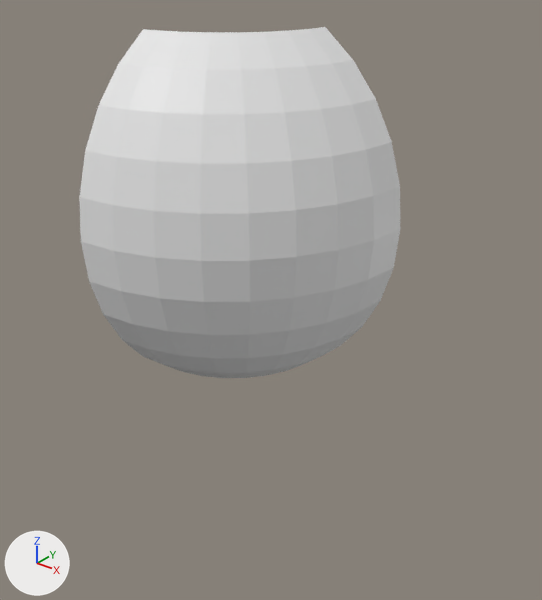
One commit to the FBX model Assets/BlenderModels/QuarterSphere.fbx: the scene before it, then after it.
Before and after are seen from a 50 mm camera at (2.54, -2.86, 1.19) aimed at (0.99, -0.92, -0.01). The axes (+X, +Y, +Z) are drawn at lower left. The lights are the same throughout.
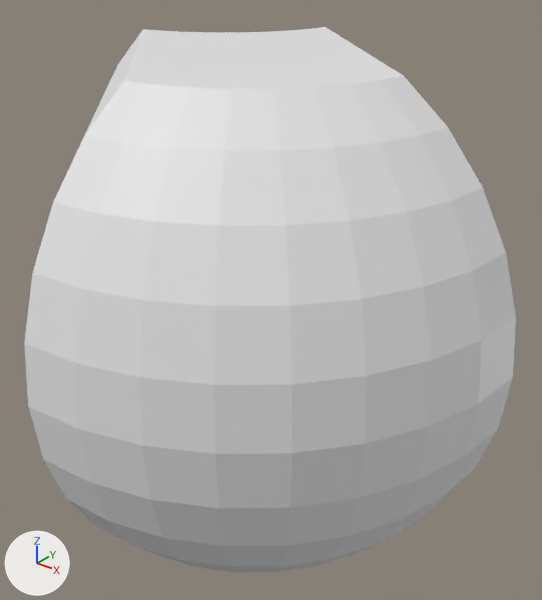
Where the change shows, as pixel boxes [x1, y1, x2, y2] in the pictures (542 x 600 px):
'Sphere', reshaped (53% wider, 55% taller): before [79, 27, 400, 378]; after [24, 27, 516, 573]

The edits, one by one:
me_sphere is used by ob_sphere; location (0.0, 0.0, 0.0).
me_sphere had 99 vertices, 80 faces and spanned x 0.0..1.0, y -1.0..0.0, z -0.83..0.83.
me_sphere now has 198 vertices, 196 faces and spans x 0.0..1.9, y -1.9..0.0, z -0.83..0.83.
Part 1, on me_sphere:
80 faces are deleted.
67 vertices are added at x 1.01..1.88, y -1.88..-1.01, z -0.83..0.83.
32 new vertices lie (0.9, -0.9, 0.0) away from vertices in x 0.0..1.0, y -1.0..0.0, z -0.83..0.83.
196 new faces join them.
